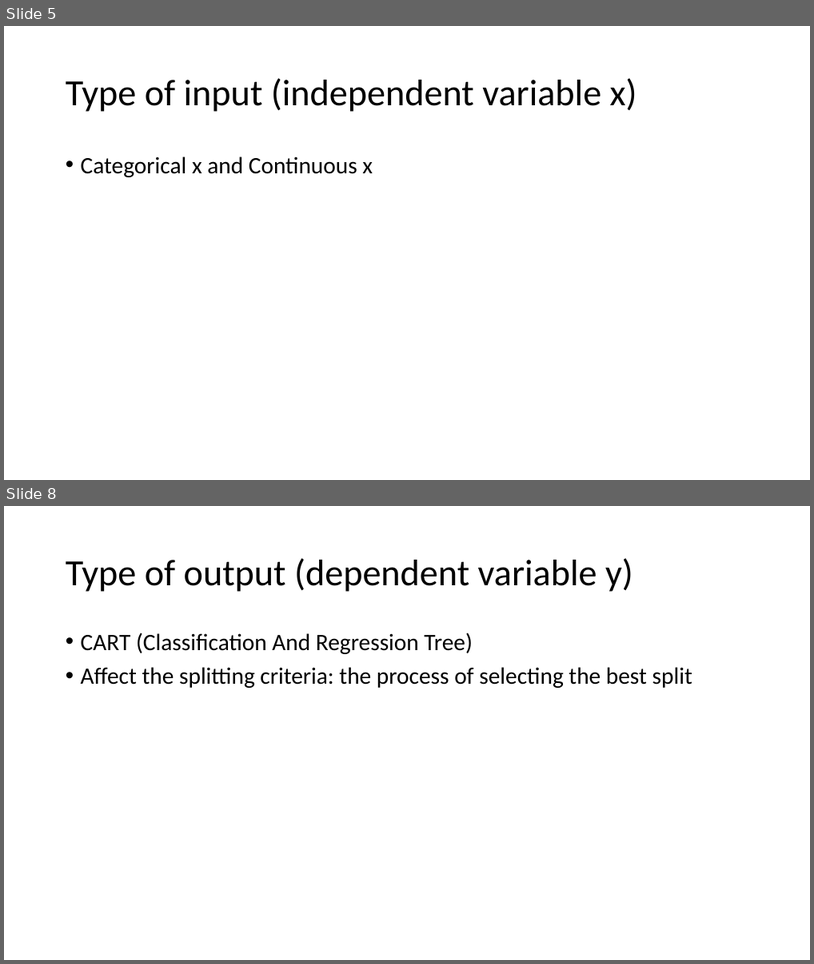
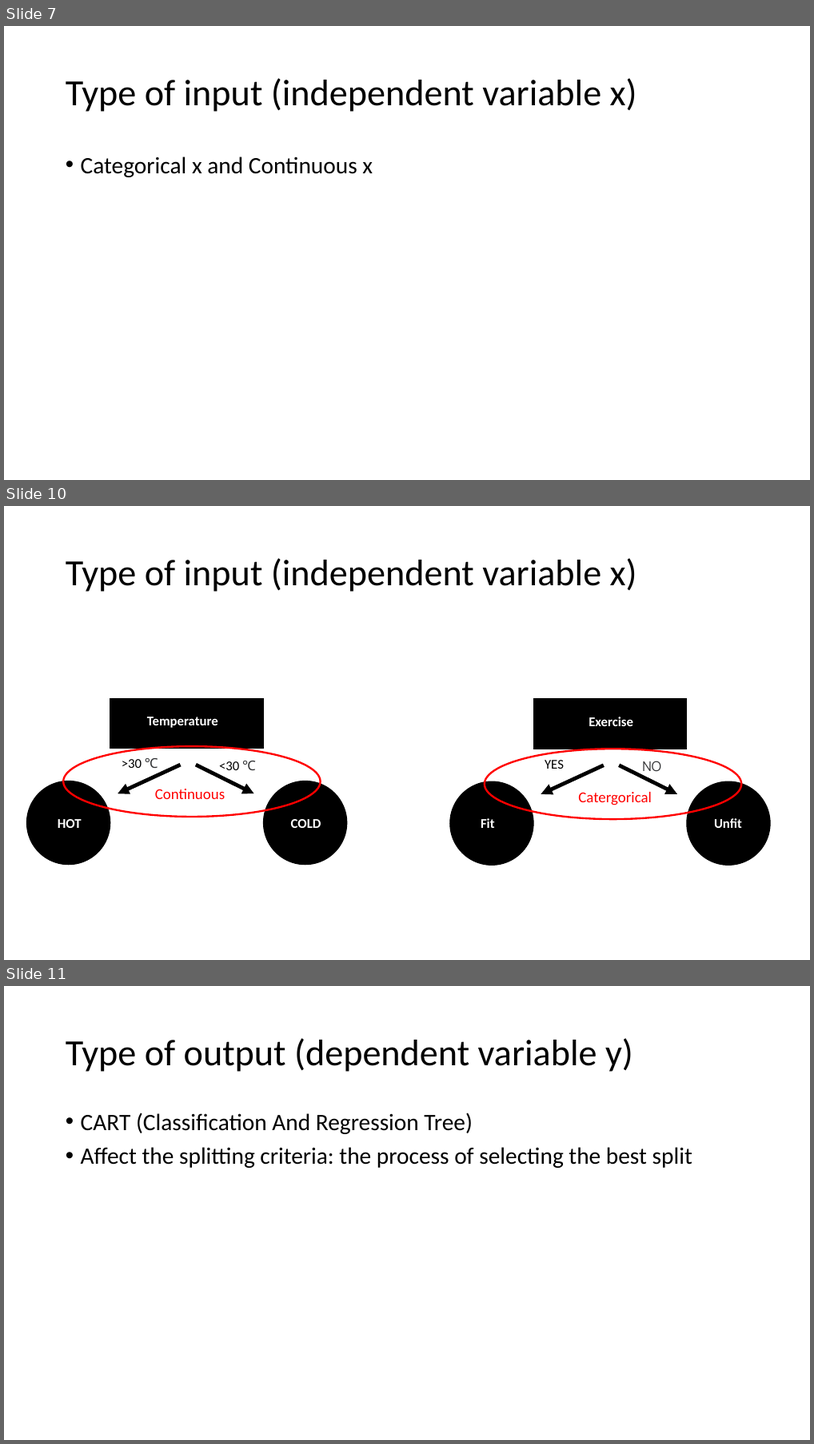
Before and after one commit to gucino/Machine-Learning, a slide deck: Decision_tree_and_Random_forest.pptx. Shown one above the other, each under a label of ours: slides 5 and 8 before the commit, slides 7, 10 and 11 after it; the slides between them are not shown. The pictures are 814x964 and 814x1444 pixels, drawn with LibreOffice and Linux fonts; fonts in the diff are those of the drawing. Boxes give left, top, right and bottom in pixels: in the first picture for what was removed or moved away, otherwise in the second. Text is boxed around its words. In the diff, an @@ line names an element or a change of style, - is before the commit and + after.

```diff
--- a/Decision_tree_and_Random_forest.pptx
+++ b/Decision_tree_and_Random_forest.pptx
@@ slide 10 added at box(4, 506, 810, 960), background #000000 @@
@@ title added at box(66, 558, 638, 592), 44 pt, text #FFFFFF @@
+Type of input (independent variable x)
@@ ellipse added at box(63, 746, 320, 816), outline #FF0000 2.25 pt @@
@@ group added at box(27, 698, 347, 864): 5 texts, 2 ellipses, 2 arrows, 1 rectangle @@
+Temperature
+COLD
+HOT
+>30 ℃
+<30 ℃
@@ ellipse added at box(485, 748, 742, 819), outline #FF0000 2.25 pt @@
@@ group added at box(450, 699, 770, 864): 5 texts, 2 ellipses, 2 arrows, 1 rectangle @@
+Exercise
+Unfit
+Fit
+YES
+NO
@@ text added at box(155, 788, 225, 799), 18 pt, text #FF0000 @@
+Continuous
@@ text added at box(578, 792, 652, 805), 18 pt, text #FF0000 @@
+Catergorical
@@ what was slide 5 is now slide 7 @@
@@ what was slide 8 is now slide 11 @@
```
Also in this commit, not shown: 9 slides changed, 15 other slides added, 1 slide removed.
